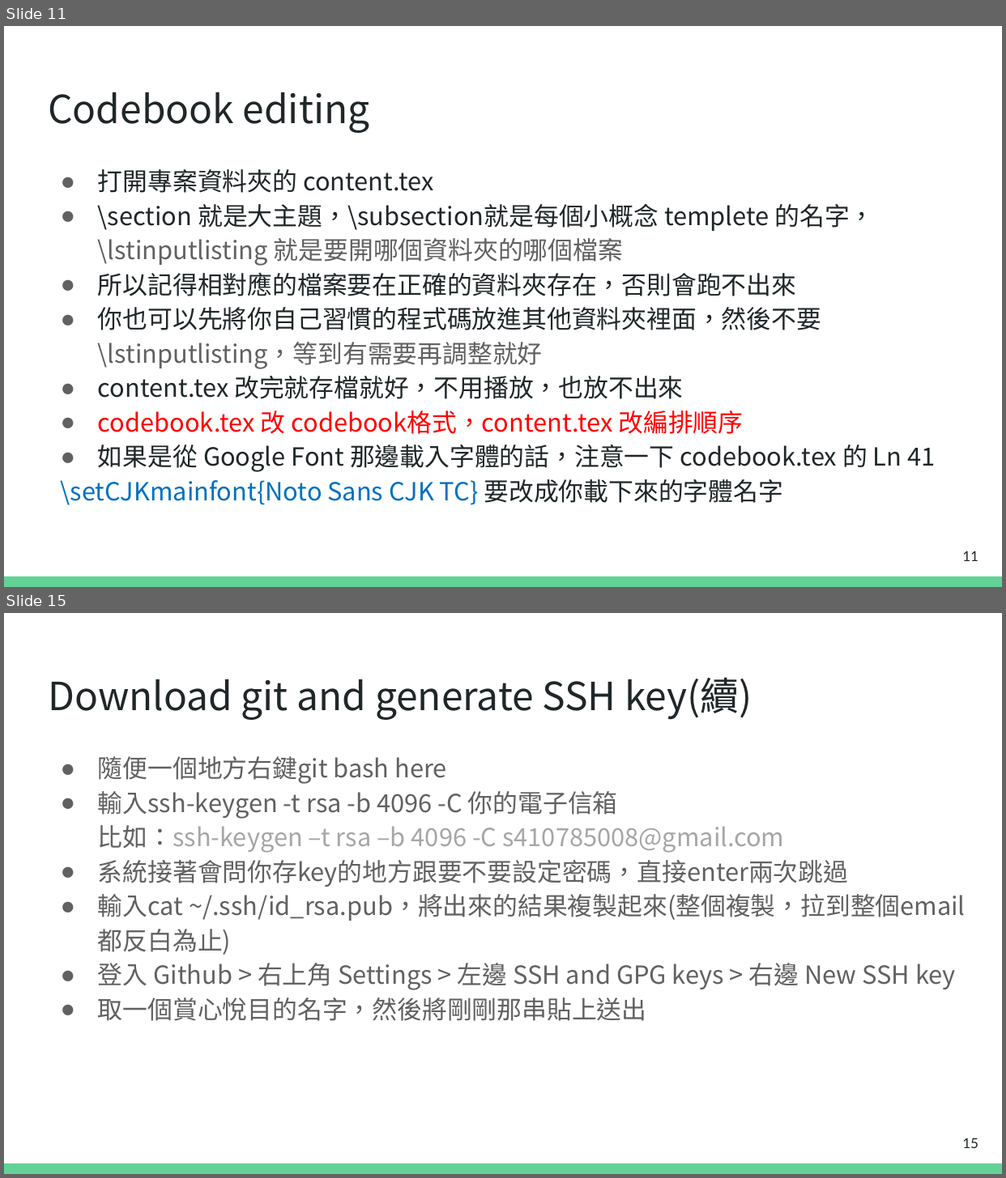
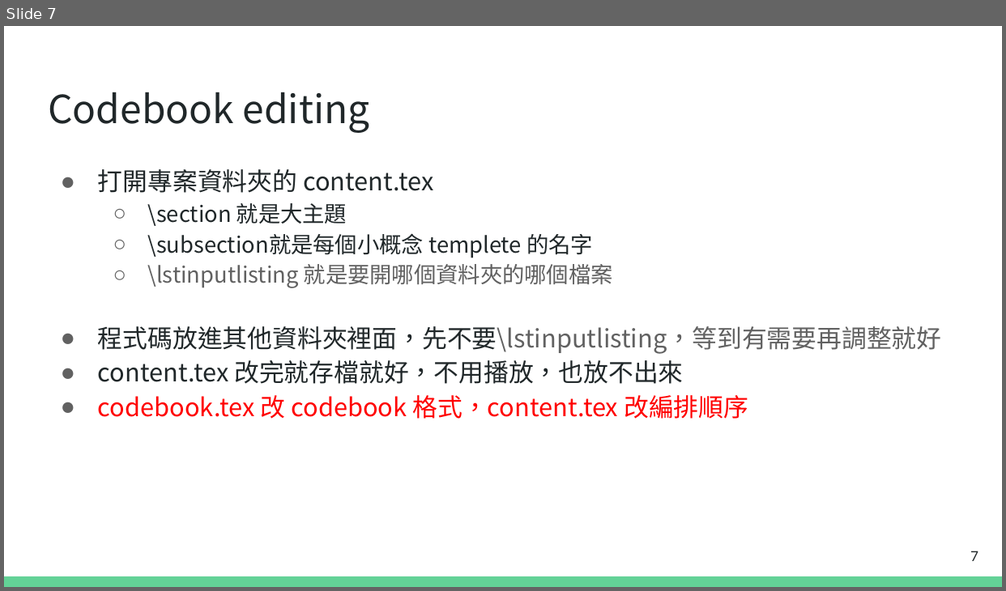
Before and after one commit to terry25031069/NTPU_codebook, a slide deck: tutorial/codebook_tutorial.pptx. Shown one above the other, each under a label of ours: slides 11 and 15 before the commit, slide 7 after it; the slides between them are not shown. The pictures are 1006x1178 and 1006x591 pixels, drawn with LibreOffice and Linux fonts; fonts in the diff are those of the drawing. Boxes give left, top, right and bottom in pixels: in the first picture for what was removed or moved away, otherwise in the second. Text is boxed around its words. In the diff, an @@ line names an element or a change of style, - is before the commit and + after.

```diff
--- a/tutorial/codebook_tutorial.pptx
+++ b/tutorial/codebook_tutorial.pptx
@@ slide 15 removed at (4, 613, 1002, 1174), background #FFFFFF; not listed: 1 template element that a slide beside it also shows @@
@@ title removed at (48, 677, 752, 720) @@
-Download git and generate SSH key(續)
@@ text removed at (98, 756, 965, 1021) @@
-● 隨便一個地方右鍵git bash here
-● 輸入ssh-keygen -t rsa -b 4096 -C 你的電子信箱
-  比如：ssh-keygen –t rsa –b 4096 -C s410785008@gmail.com
-● 系統接著會問你存key的地方跟要不要設定密碼，直接enter兩次跳過
-● 輸入cat ~/.ssh/id_rsa.pub，將出來的結果複製起來(整個複製，拉到整個email都反白為止)
-● 登入 Github > 右上角 Settings > 左邊 SSH and GPG keys > 右邊 New SSH key
-● 取一個賞心悅目的名字，然後將剛剛那串貼上送出
@@ page number removed at (962, 1138, 978, 1148) @@
-15
@@ what was slide 11 is now slide 7 @@
@@ slide 7 changed as well @@
@@ text at (98, 203, 942, 354): text changed; size 18 to 16 pt; font Noto Sans CJK TC to Noto Sans CJK SC @@
-● \section 就是大主題，\subsection就是每個小概念 templete 的名字，
-  \lstinputlisting 就是要開哪個資料夾的哪個檔案
-● 所以記得相對應的檔案要在正確的資料夾存在，否則會跑不出來
-● 你也可以先將你自己習慣的程式碼放進其他資料夾裡面，然後不要\lstinputlisting，等到有需要再調整就好
+  ○ \section 就是大主題
+  ○ \subsection就是每個小概念 templete 的名字
+  ○ \lstinputlisting 就是要開哪個資料夾的哪個檔案
+● 程式碼放進其他資料夾裡面，先不要\lstinputlisting，等到有需要再調整就好
@@ text at (98, 395, 748, 419): text changed; text colour #202729 to #FF0000 @@
-● codebook.tex 改 codebook格式，content.tex 改編排順序
-● 如果是從 Google Font 那邊載入字體的話，注意一下 codebook.tex 的 Ln 41
-\setCJKmainfont{Noto Sans CJK TC} 要改成你載下來的字體名字
+● codebook.tex 改 codebook 格式，content.tex 改編排順序
@@ page number at (970, 551, 978, 561): text changed @@
-11
+7
```
Also in this commit, not shown: 5 other slides changed, 3 slides added, 11 other slides removed, 4 other files.
